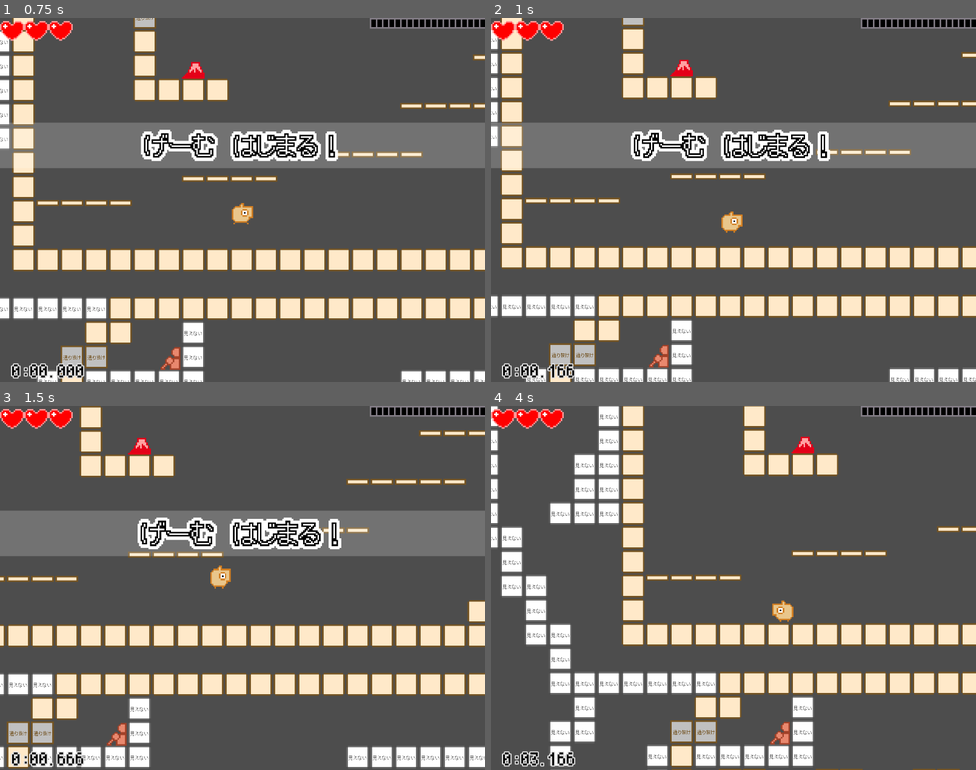
Above: before the commit, frames 1-4 (two rows, left to right).
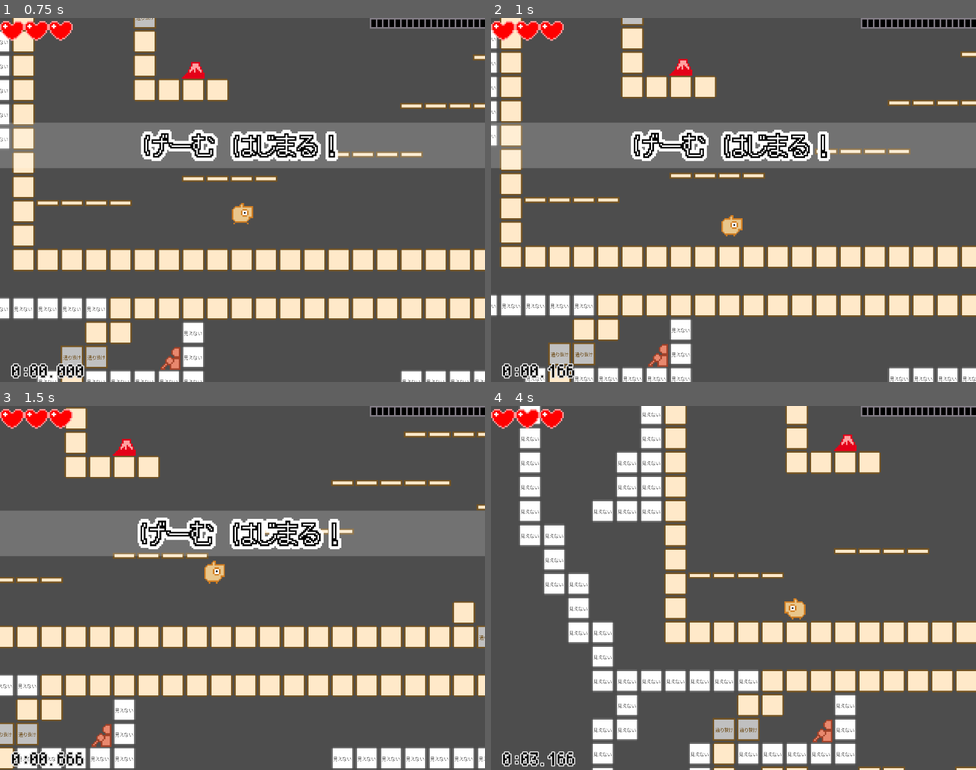
Above: after the commit, the same moments.

Repository: syun77/gd_ino
Game: Godot game, scene res://Main.tscn
The game is run twice, just before and just after one commit, with the same random seed, the same clock (stepped at 60 frames per second) and the same inputs. This scene is started directly instead of the project's main scene.
Inputs (mouse positions are in pixels of both pictures, inside the frame that each line leads up to):
- Up to frame 1 (0.75 s): move the mouse to (218, 272) at 0.52 s; hold Right (ui_right) from 0.53 s (still down); hold Space (action) from 0.53 s (still down)
- Up to frame 2 (1 s): keep holding Right (ui_right); keep holding Space (action)
- Up to frame 3 (1.5 s): keep holding Right (ui_right); move the mouse to (388, 642) at 1.27 s; release Space (action) at 1.28 s; tap Space (action) at 1.35 s
- Up to frame 4 (4 s): move the mouse to (588, 533) at 2.02 s; release Right (ui_right) at 2.03 s; hold Space (action) 2.03-2.78 s; hold Left (ui_left) from 2.03 s (still down); move the mouse to (757, 588) at 2.77 s; tap Space (action) at 2.85 s; move the mouse to (660, 497) at 3.52 s; hold Space (action) from 3.53 s (still down)

Frame 1 is identical in both runs. In frame 2, 6.5% of the frame differs, in the area x 0-100%, y 0-100%; in frame 3, 15%; in frame 4, 34%.

Commit message:
速度が反映されていなかったのを修正

Diff:
--- a/gd_ino/assets/config.tres
+++ b/gd_ino/assets/config.tres
@@ -4,11 +4,13 @@
 
 [resource]
 script = ExtResource("1_sqhpk")
-move_speed = 400.0
+hp_init = 3
+move_speed = 480.0
 ground_acc_ratio = 0.04
 air_acc_ratio = 0.01
-jump_velocity = 800.0
-gravity = 35.0
-fall_speed_max = 800.0
+jump_velocity = 960.0
+gravity = 48.0
+fall_speed_max = 400.0
 life_ratio = 6.66667
+muteki_time = 0.833333
 scroll_panel_speed = 400.0
Binary file changed: gd_ino/assets/images/achievement_icon.png
